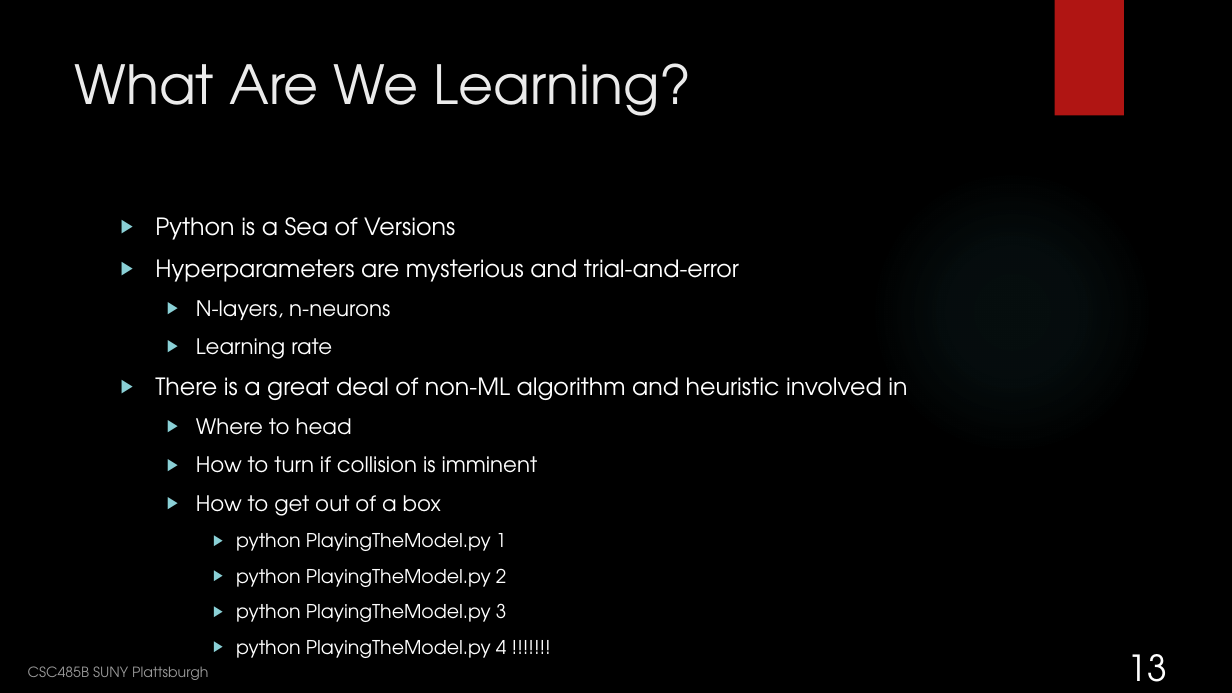
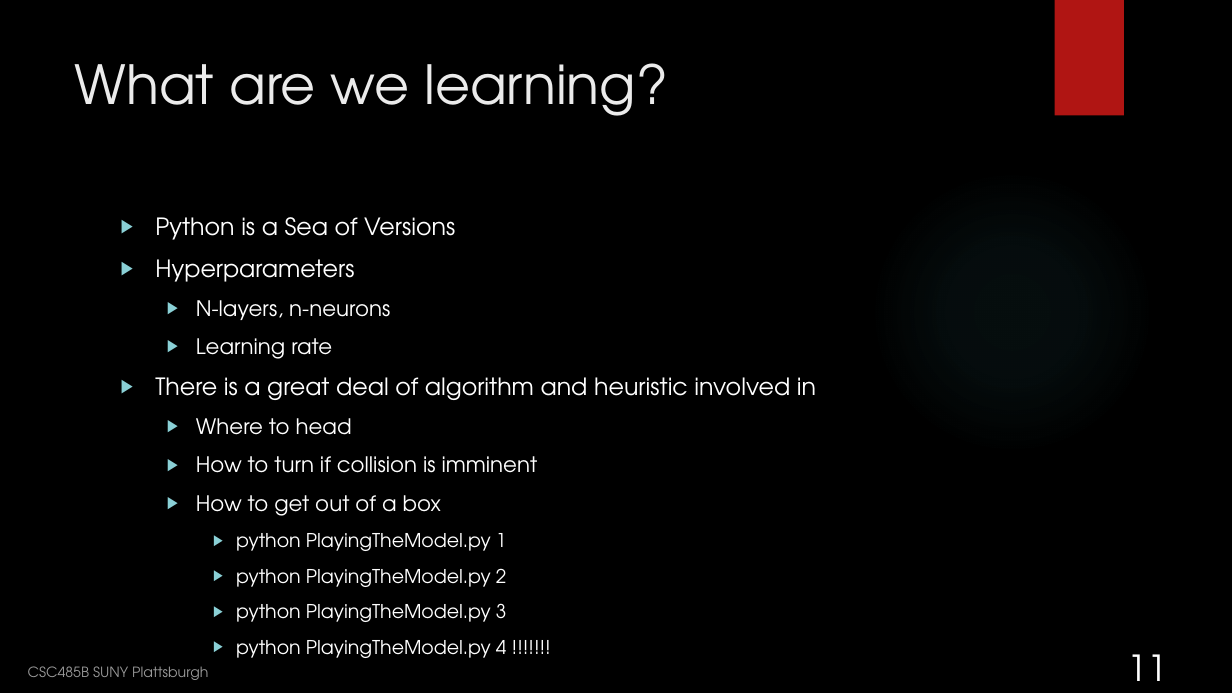
Before and after one commit to nedlecky/CSC485B, a slide deck: slide 11 of Class 15- Running Exercise 1 IDLR.pptx (slide 13 before the commit). Drawn at 1232x693 pixels with LibreOffice and Linux fonts; fonts in the diff are those of the drawing; background and template pictures are left out. Boxes give left, top, right and bottom in pixels: in the first picture for what was removed or moved away, otherwise in the second. Text is boxed around its words. In the diff, an @@ line names an element or a change of style, - is before the commit and + after.

```diff
--- a/Class 15- Running Exercise 1 IDLR.pptx
+++ b/Class 15- Running Exercise 1 IDLR.pptx
@@ title at [75, 63, 668, 116]: text changed @@
-What Are We Learning?
+What are we learning?
@@ text at [155, 259, 354, 282]: text changed @@
-▶ Hyperparameters are mysterious and trial-and-error
+▶ Hyperparameters
@@ text at [155, 377, 816, 400]: text changed @@
-▶ There is a great deal of non-ML algorithm and heuristic involved in
+▶ There is a great deal of algorithm and heuristic involved in
@@ page number at [1128, 654, 1168, 681]: text changed @@
-13
+11
```
Also in this commit, not shown: 2 other slides changed, 1 slide removed, 6 other files.
